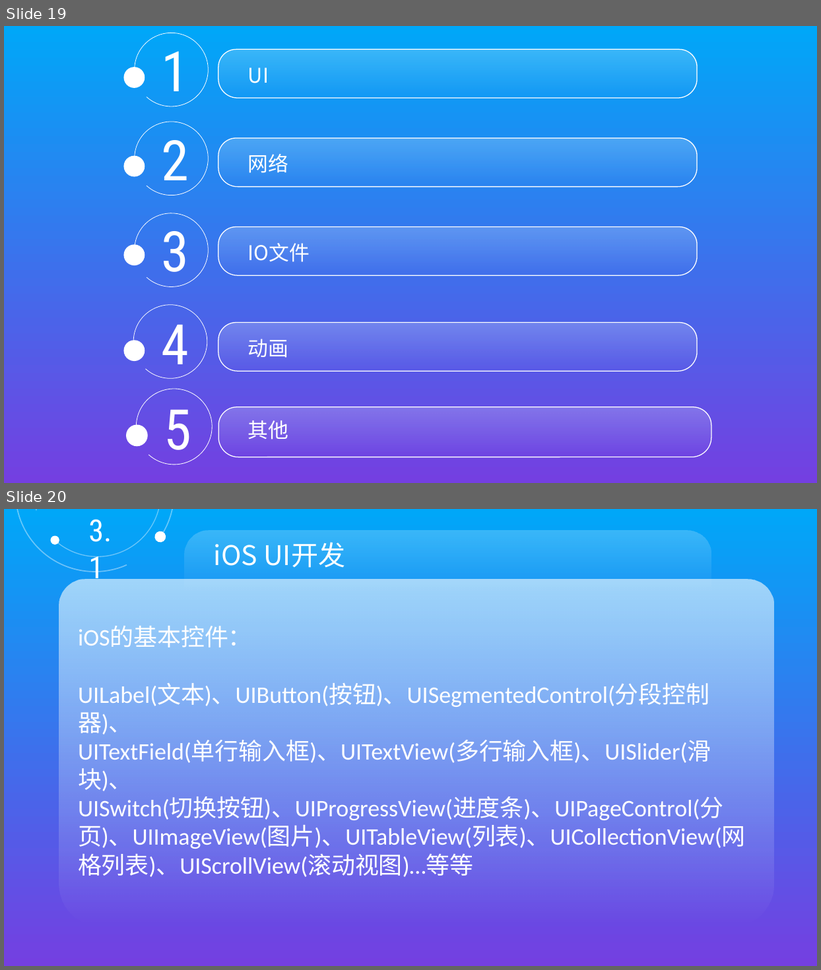
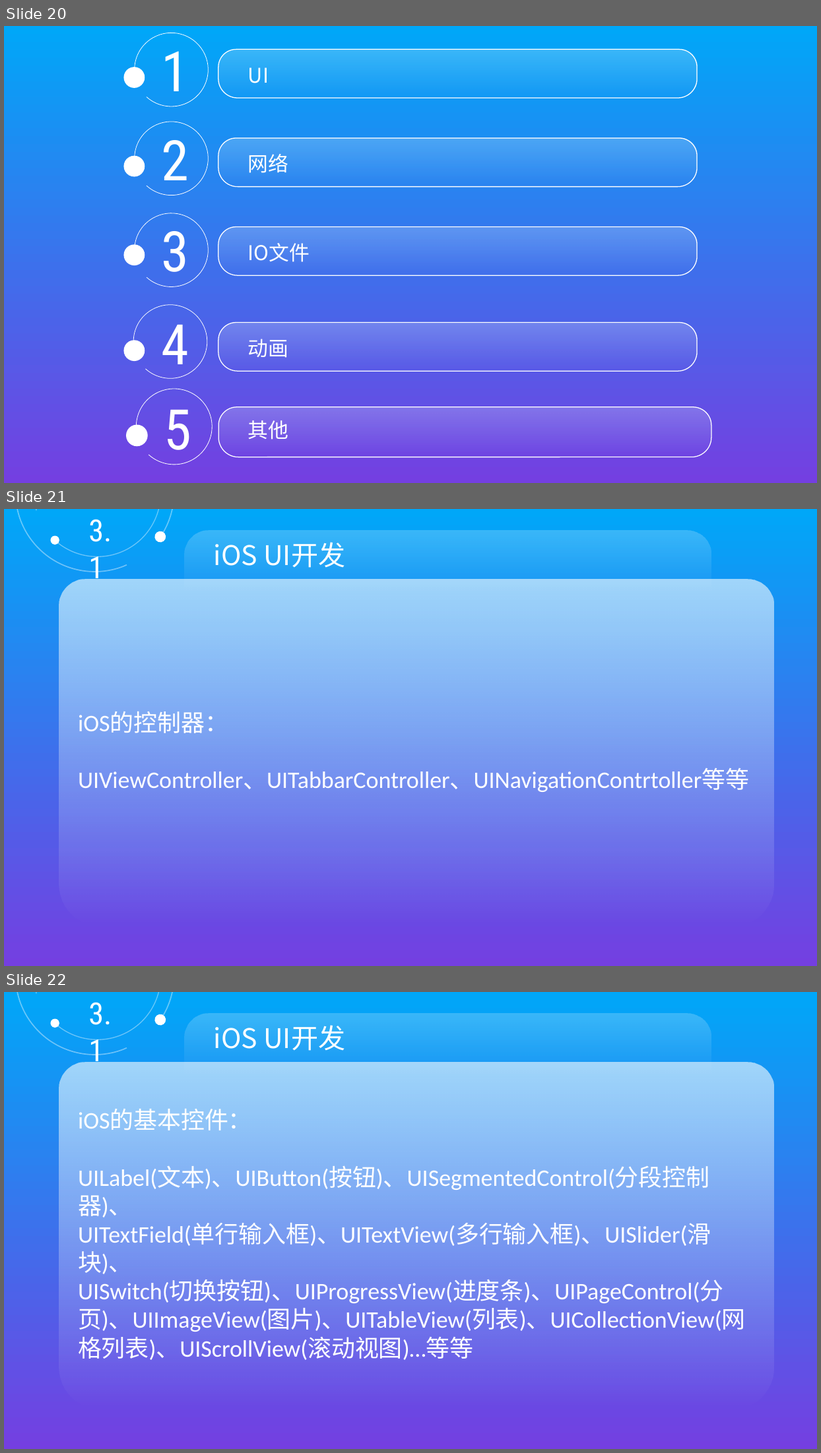
Before and after one commit to GeorgeGod/PPT, a slide deck: iOSTalk.pptx. Shown one above the other, each under a label of ours: slides 19 and 20 before the commit, slides 20, 21 and 22 after it. The pictures are 821x970 and 821x1453 pixels, drawn with LibreOffice and Linux fonts; fonts in the diff are those of the drawing. Boxes give left, top, right and bottom in pixels: in the first picture for what was removed or moved away, otherwise in the second. Text is boxed around its words. In the diff, an @@ line names an element or a change of style, - is before the commit and + after.

```diff
--- a/iOSTalk.pptx
+++ b/iOSTalk.pptx
@@ slide 21 added at (x1=4, y1=509, x2=817, y2=966), background #FFFFFF; not listed: 1 template element that a slide beside it also shows @@
@@ text added at (x1=88, y1=519, x2=112, y2=586), 36 pt, text #FFFFFF @@
+3.1
@@ group added at (x1=4, y1=509, x2=206, y2=603): 2 freeform shapes, 2 ellipses @@
@@ round same rect added at (x1=185, y1=531, x2=712, y2=593), fill gradient #FFFFFF @@
@@ text added at (x1=214, y1=542, x2=345, y2=568), 32 pt, text #FFFFFF @@
+iOS UI开发
@@ round same rect added at (x1=59, y1=580, x2=774, y2=927), fill gradient #FFFFFF, 28 pt, text #FFFFFF @@
+iOS的控制器：
+UIViewController、UITabbarController、UINavigationContrtoller等等
@@ what was slide 19 is now slide 20 @@
@@ what was slide 20 is now slide 22 @@
```
Also in this commit, not shown: 1 slide changed, 2 other slides added.
